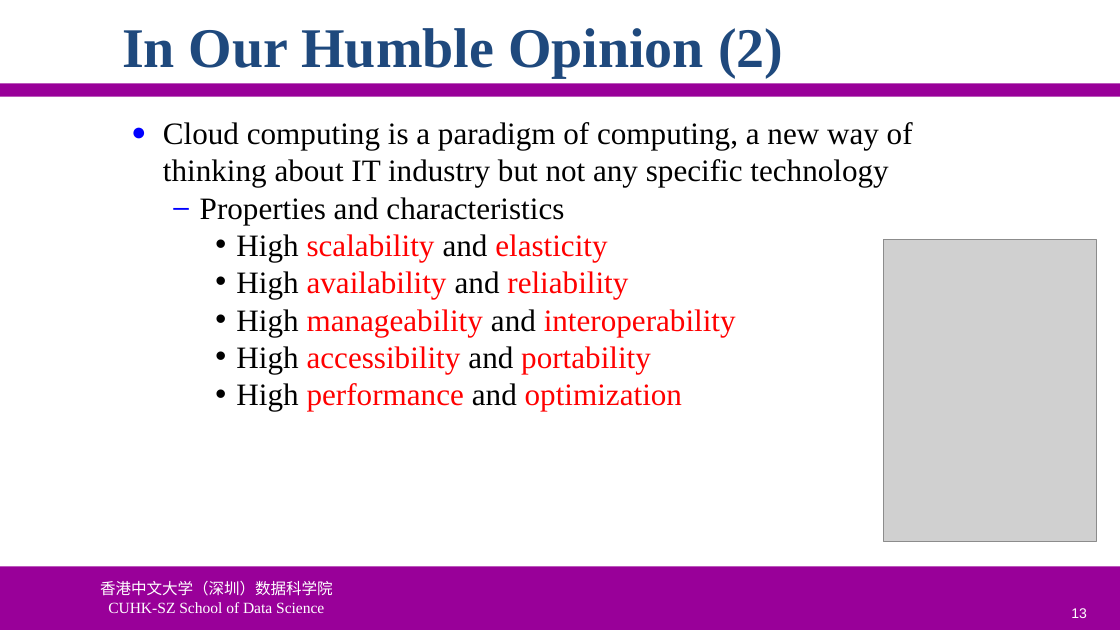
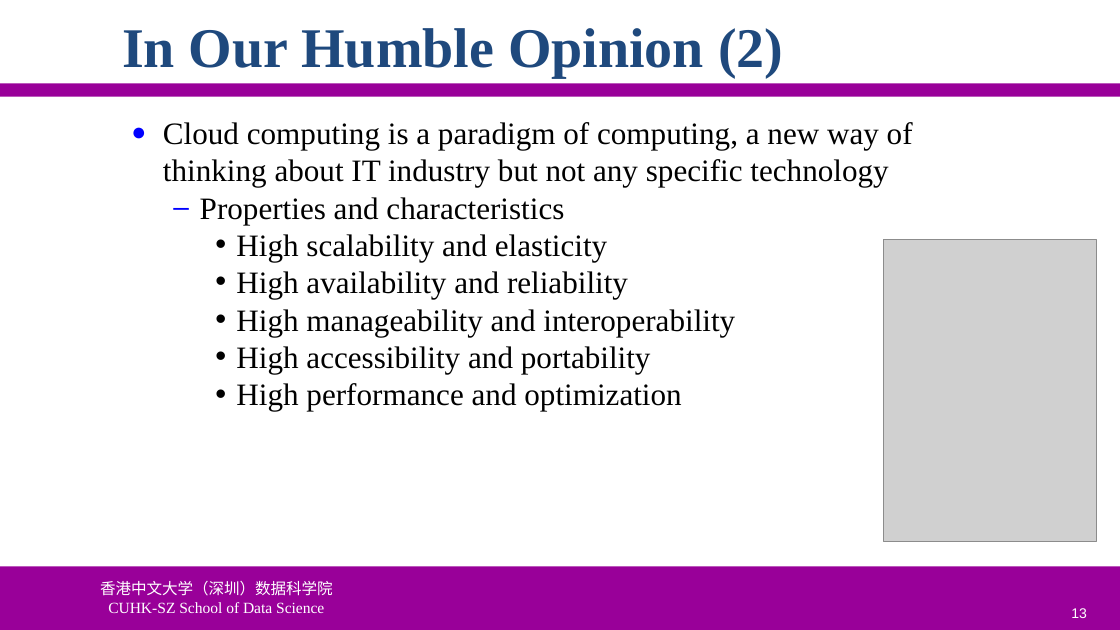
Before and after one commit to ychung1103/ychung1103.github.io, a slide deck: slide 13 of Slides/CSC6032/Advanced-OS-08-Cloud Computing.pptx. Drawn at 1120x630 pixels with LibreOffice and Linux fonts; fonts in the diff are those of the drawing; grey boxes stand for pictures; background and template pictures are left out. Boxes give left, top, right and bottom in pixels: in the first picture for what was removed or moved away, otherwise in the second. Text is boxed around its words. In the diff, an @@ line names an element or a change of style, - is before the commit and + after.

```diff
--- a/Slides/CSC6032/Advanced-OS-08-Cloud Computing.pptx
+++ b/Slides/CSC6032/Advanced-OS-08-Cloud Computing.pptx
@@ text at [236, 234, 735, 411]: text colour #FF0000 to #000000 in "scalability elasticity", "availability reliability", "manageability interoperability", "accessibility portability" and 1 more places @@
```
Also in this commit, not shown: 2 other slides changed, 1 other file.
